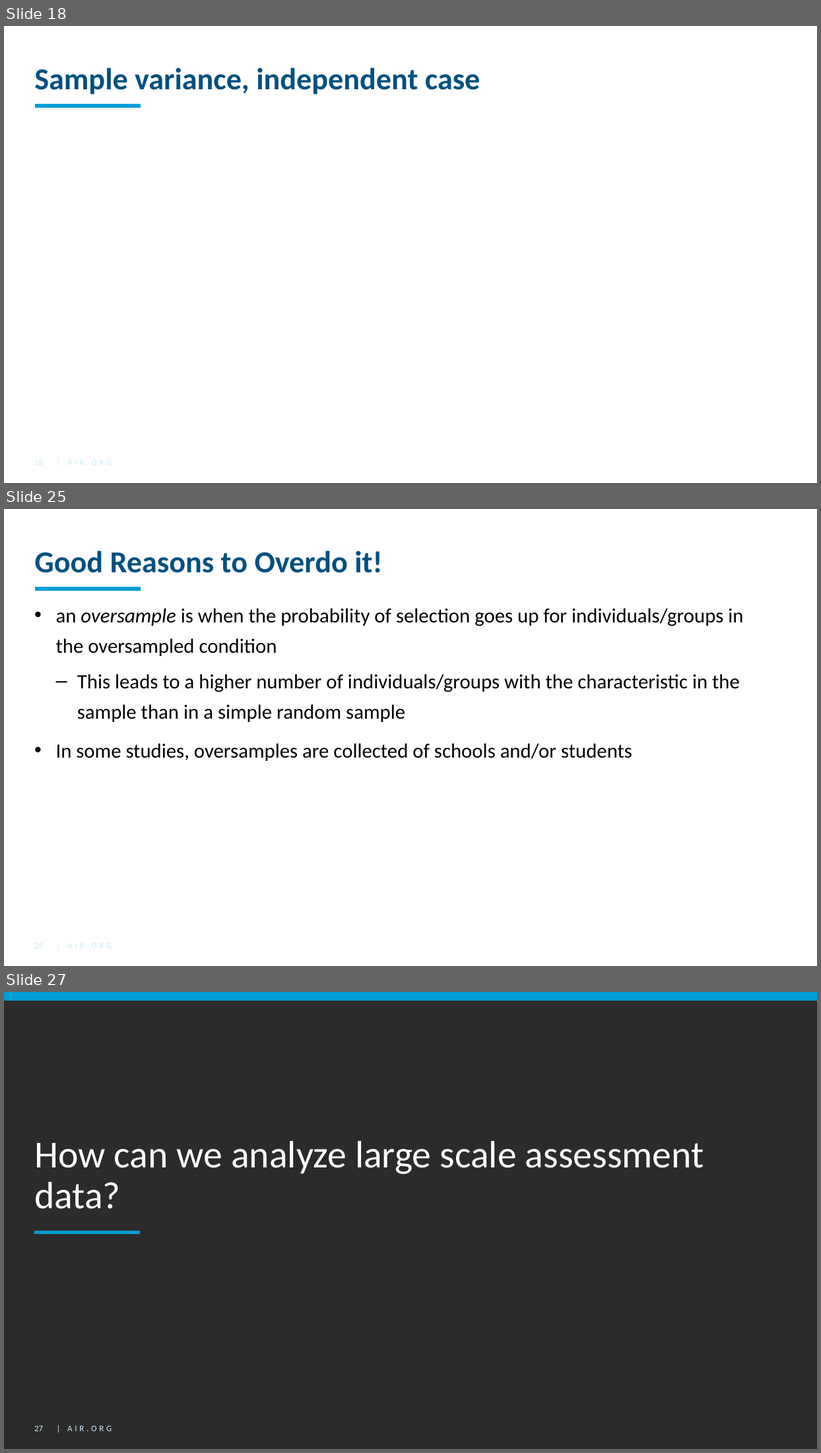
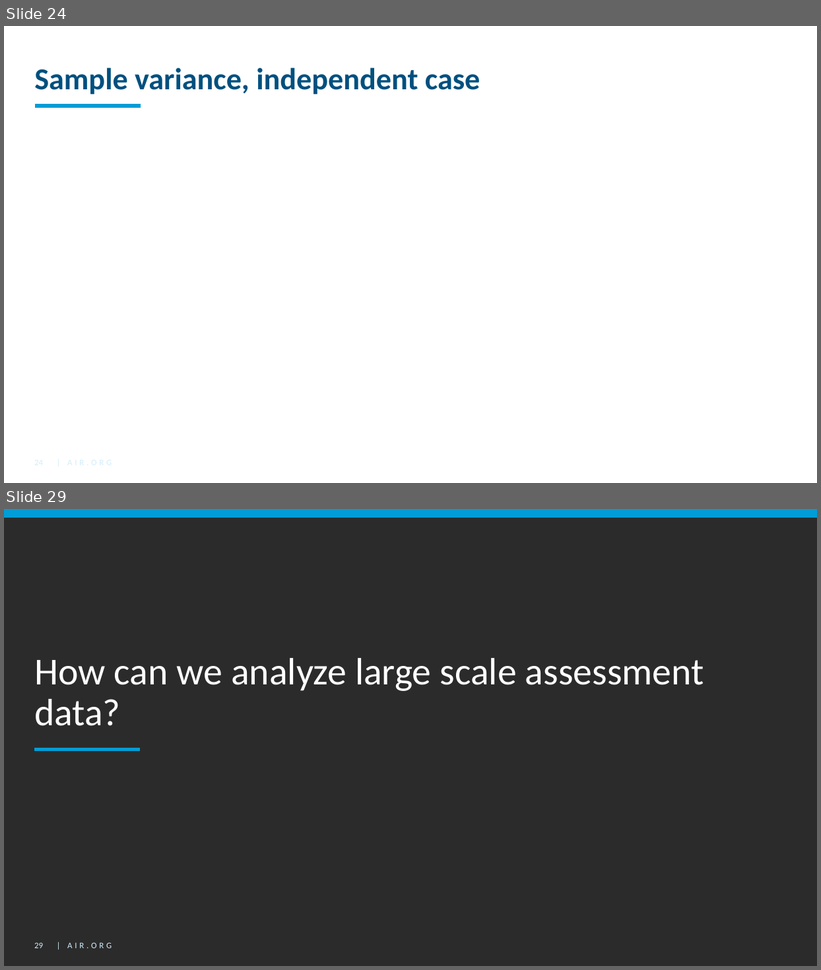
Before and after one commit to American-Institutes-for-Research/2021-Oct-EdSurvey-Training-Series, a slide deck: Day1/Day1_02_Sampling.pptx. Shown one above the other, each under a label of ours: slides 18, 25 and 27 before the commit, slides 24 and 29 after it; the slides between them are not shown. The pictures are 821x1453 and 821x970 pixels, drawn with LibreOffice and Linux fonts; fonts in the diff are those of the drawing; grey boxes stand for pictures; background and template pictures are left out; a plain dark background stands for a picture behind light text. Boxes give left, top, right and bottom in pixels: in the first picture for what was removed or moved away, otherwise in the second. Text is boxed around its words. In the diff, an @@ line names an element or a change of style, - is before the commit and + after.

```diff
--- a/Day1/Day1_02_Sampling.pptx
+++ b/Day1/Day1_02_Sampling.pptx
@@ slide 25 removed at (4,509,817,966), background #FFFFFF; not listed: 2 template elements that a slide beside it also shows @@
@@ title removed at (34,551,382,573) @@
-Good Reasons to Overdo it!
@@ text removed at (56,608,743,761) @@
-• an oversample is when the probability of selection goes up for individuals/groups in the oversampled condition
-  – This leads to a higher number of individuals/groups with the characteristic in the sample than in a simple random sample
-• In some studies, oversamples are collected of schools and/or students
@@ page number removed at (34,933,217,958) @@
-25
@@ what was slide 18 is now slide 24 @@
@@ page number at (34,450,217,475): text changed @@
-18
+24
@@ what was slide 27 is now slide 29 @@
@@ page number at (34,943,43,949): text changed @@
-27
+29
```
Also in this commit, not shown: 15 slides changed, 6 slides added, 4 other slides removed.
